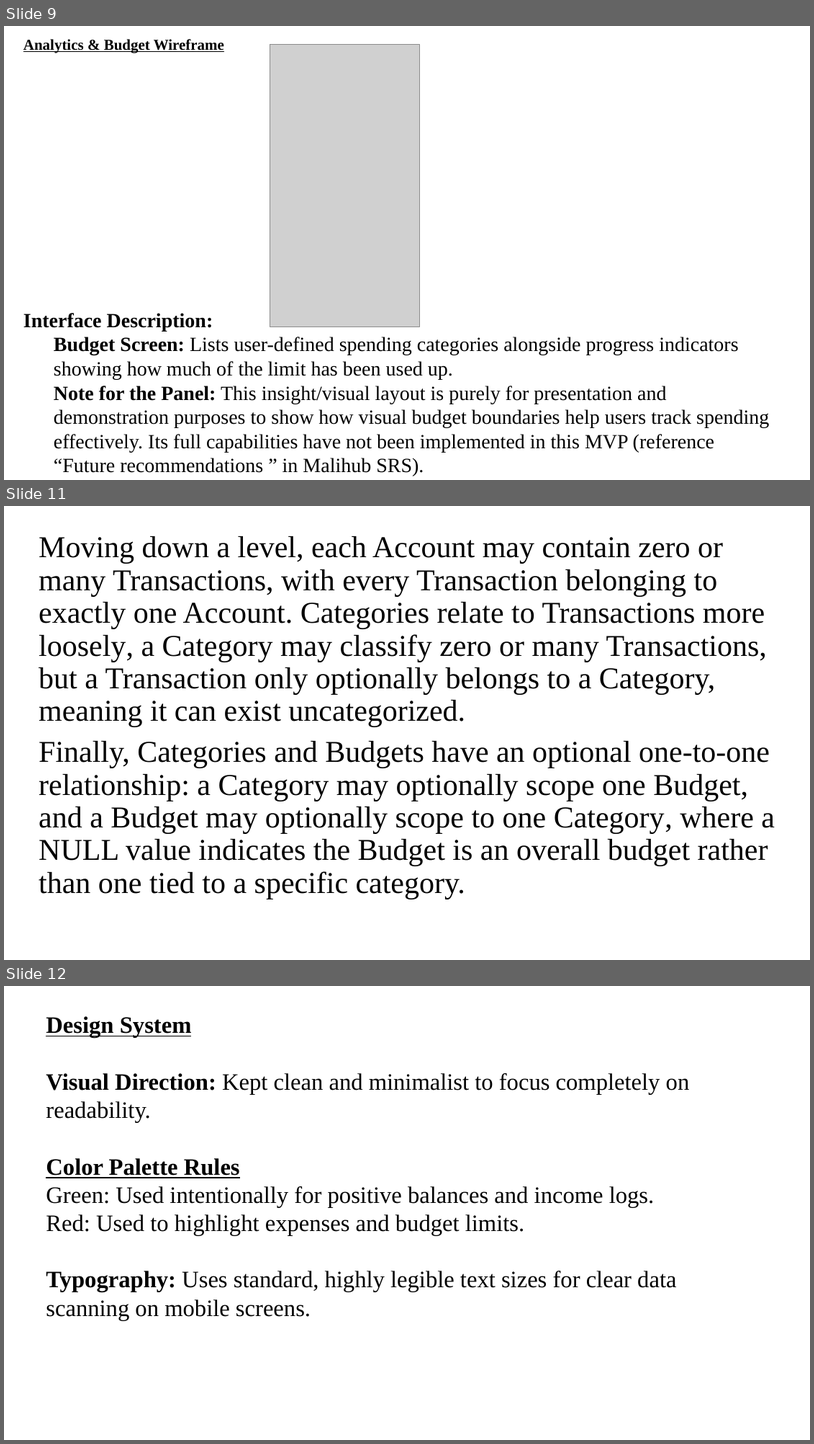
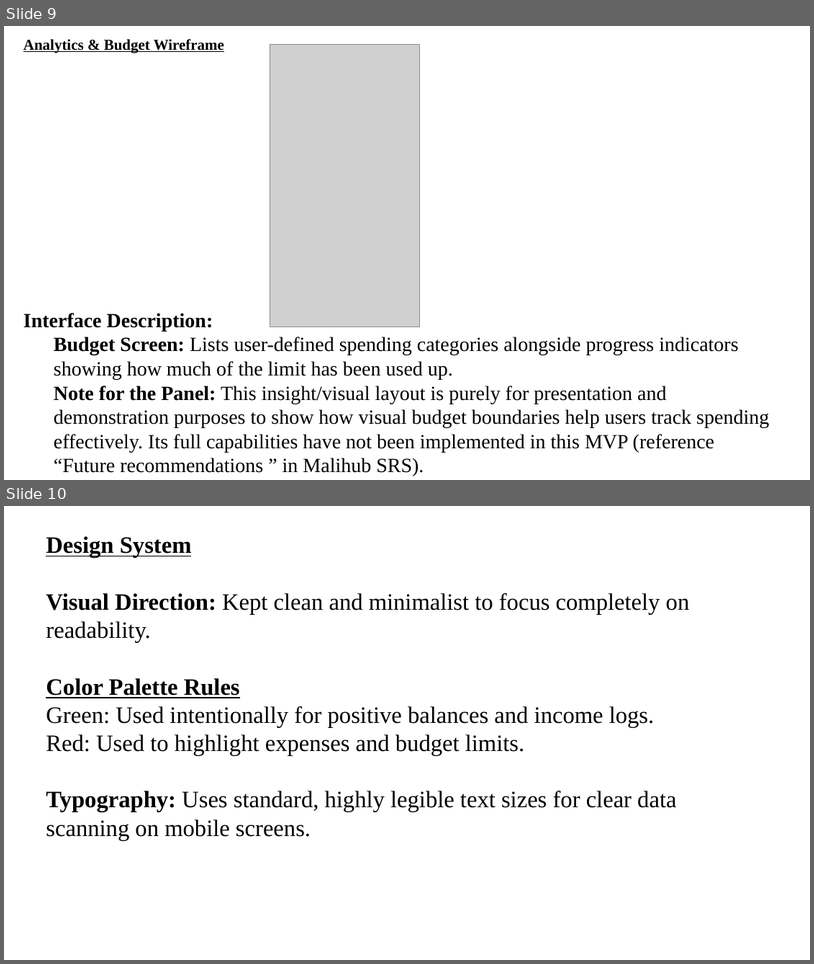
Before and after one commit to p1-my2/Malihub, a slide deck: MALIHUB POWERPOINT PRESENTATION.pptx. Shown one above the other, each under a label of ours: slides 9, 11 and 12 before the commit, slides 9 and 10 after it; the slides between them are not shown. The pictures are 814x1444 and 814x964 pixels, drawn with LibreOffice and Linux fonts; fonts in the diff are those of the drawing; grey boxes stand for pictures. Boxes give left, top, right and bottom in pixels: in the first picture for what was removed or moved away, otherwise in the second. Text is boxed around its words. In the diff, an @@ line names an element or a change of style, - is before the commit and + after.

Commit message:
update to ppt

```diff
--- a/MALIHUB POWERPOINT PRESENTATION.pptx
+++ b/MALIHUB POWERPOINT PRESENTATION.pptx
@@ slide 11 removed at <box>4,506,810,960</box>, background #FFFFFF @@
@@ text removed at <box>39,536,775,898</box> @@
-Moving down a level, each Account may contain zero or many Transactions, with every Transaction belonging to exactly one Account. Categories relate to Transactions more loosely, a Category may classify zero or many Transactions, but a Transaction only optionally belongs to a Category, meaning it can exist uncategorized.
-Finally, Categories and Budgets have an optional one-to-one relationship: a Category may optionally scope one Budget, and a Budget may optionally scope to one Category, where a NULL value indicates the Budget is an overall budget rather than one tied to a specific category.
@@ what was slide 12 is now slide 10 @@
```
Also in this commit, not shown: 1 other slide removed.
